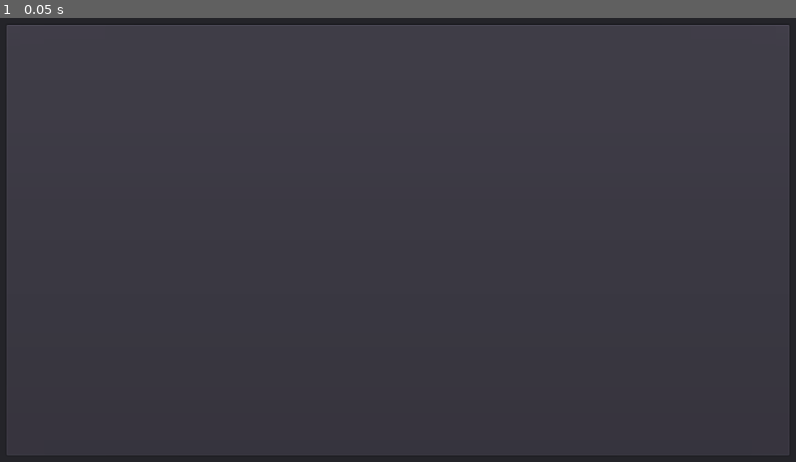
Above: before the commit, frame 1.
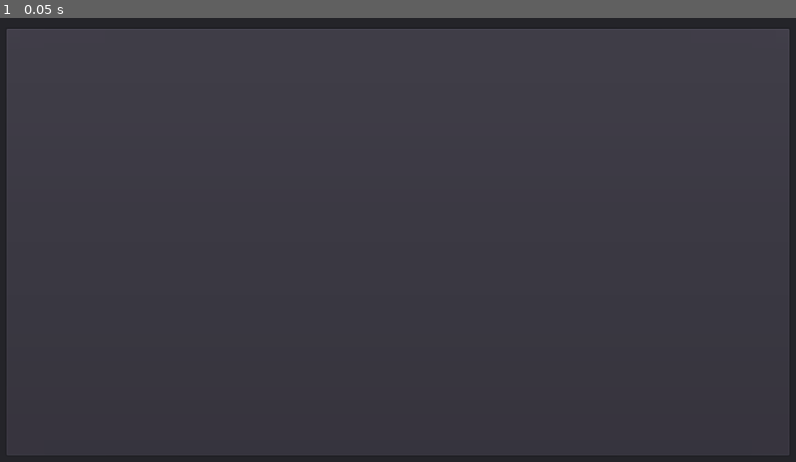
Above: after the commit, the same moment.

Repository: fagirton/MyGodotSQL-Viewer
Game: Godot game, scene res://MainWindow.tscn
Same seed, same stepped clock (60 frames per second), same inputs: the game is played once before the commit and once after it.
Inputs:
- Up to frame 1 (0.05 s): no input

The runs differ from the first frame. In frame 1, 0.9% of the frame differs, in the area x 0-100%, y 1-3%.
Error in both runs: Invalid get index '0' (on base: 'Nil'). (res://Panel.gd:11)

Commit message:
Finally cyrilic font

Diff:
--- a/TableWindow.tscn
+++ b/TableWindow.tscn
@@ -54,7 +54,6 @@
 margin_right = 80.0
 margin_bottom = 243.0
 rect_min_size = Vector2( 80, 40 )
-disabled = true
 text = "Create"
 
 [node name="WindowDialog" parent="MarginContainer/HBoxContainer/VBoxContainer/CreateButton" instance=ExtResource( 4 )]
--- /dev/null
+++ b/font/DroidSans.tres
@@ -0,0 +1,6 @@
+[gd_resource type="DynamicFont" load_steps=2 format=2]
+
+[ext_resource path="res://font/DroidSans.ttf" type="DynamicFontData" id=1]
+
+[resource]
+font_data = ExtResource( 1 )
--- a/project.godot
+++ b/project.godot
@@ -21,6 +21,7 @@
 [gui]
 
 common/drop_mouse_on_gui_input_disabled=true
+theme/custom_font="res://font/DroidSans.tres"
 
 [physics]
 
Binary file added: font/DroidSans-Bold.ttf
Binary file added: font/DroidSans.ttf
